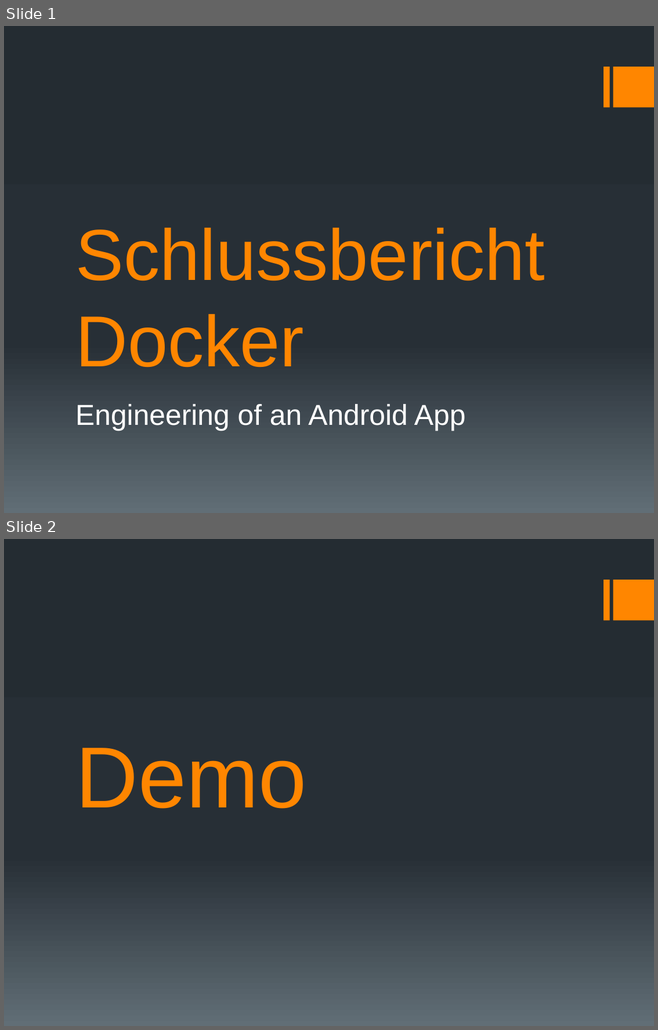
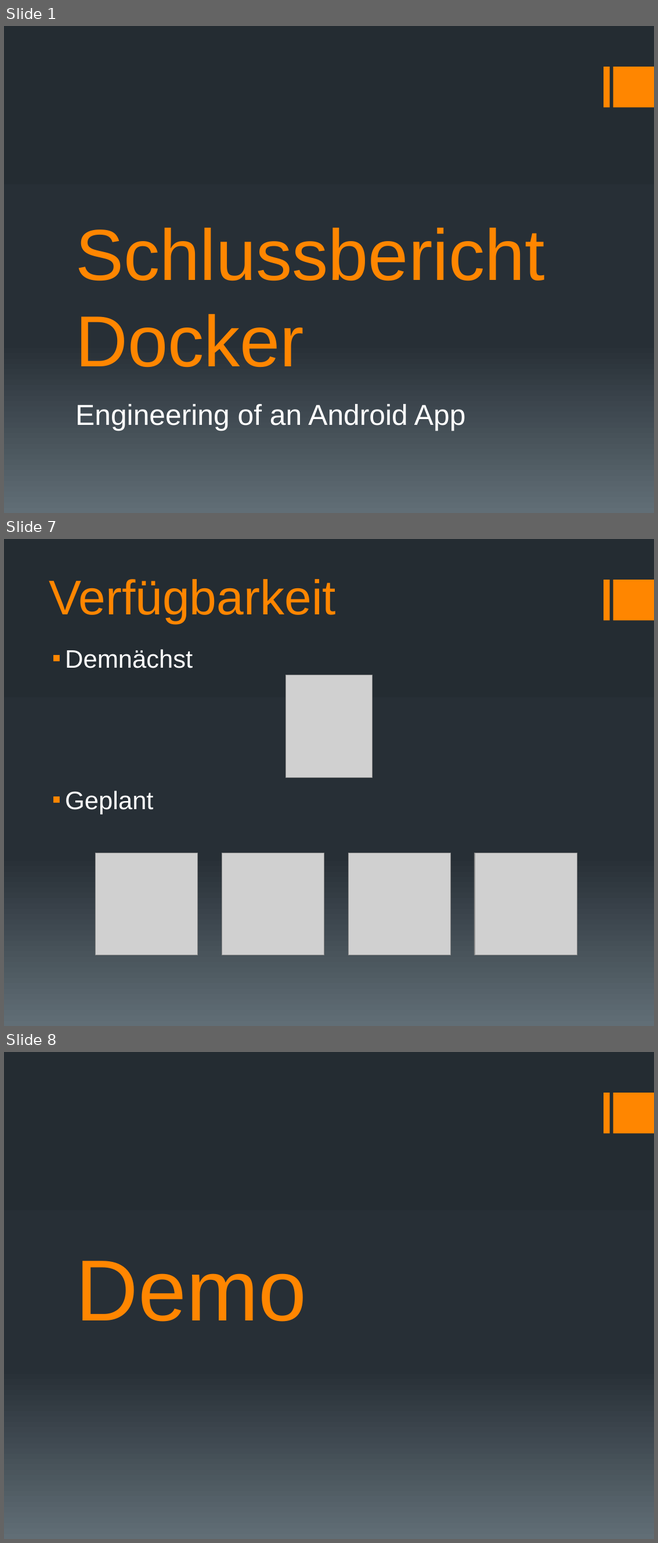
Before and after one commit to docker-apps/Docker, a slide deck: Documents/Schlusspräsentation/Schlussbericht_Präsentation_v1.pptx. Shown one above the other, each under a label of ours: slides 1 and 2 before the commit, slides 1, 7 and 8 after it; the slides between them are not shown. The pictures are 658x1030 and 658x1543 pixels, drawn with LibreOffice and Linux fonts; fonts in the diff are those of the drawing; grey boxes stand for pictures. Boxes give left, top, right and bottom in pixels: in the first picture for what was removed or moved away, otherwise in the second. Text is boxed around its words. In the diff, an @@ line names an element or a change of style, - is before the commit and + after.

```diff
--- a/Documents/Schlusspräsentation/Schlussbericht_Präsentation_v1.pptx
+++ b/Documents/Schlusspräsentation/Schlussbericht_Präsentation_v1.pptx
@@ slide 7 added at <box>4,539,654,1026</box>, background gradient #242C33 to #273037 to #636D76; not listed: 2 template elements that a slide beside it also shows @@
@@ title added at <box>49,579,336,623</box>, 54 pt, text #FF8600 @@
+Verfügbarkeit
@@ text added at <box>65,649,192,815</box>, 28 pt, text #FFFFFF @@
+▪ Demnächst
+▪ Geplant
@@ picture added at <box>286,675,372,777</box> @@
@@ picture added at <box>96,853,198,955</box> @@
@@ picture added at <box>221,853,324,955</box> @@
@@ picture added at <box>349,853,450,955</box> @@
@@ picture added at <box>474,853,576,955</box> @@
@@ what was slide 2 is now slide 8 @@
```
Also in this commit, not shown: 7 other slides added, 19 slides removed, 2 other files.
